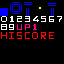
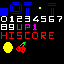
Layered file, before and after one edit (64px x 64px). Changes by layer:
painted on "textures.gif" over [3, 42, 26, 53]
